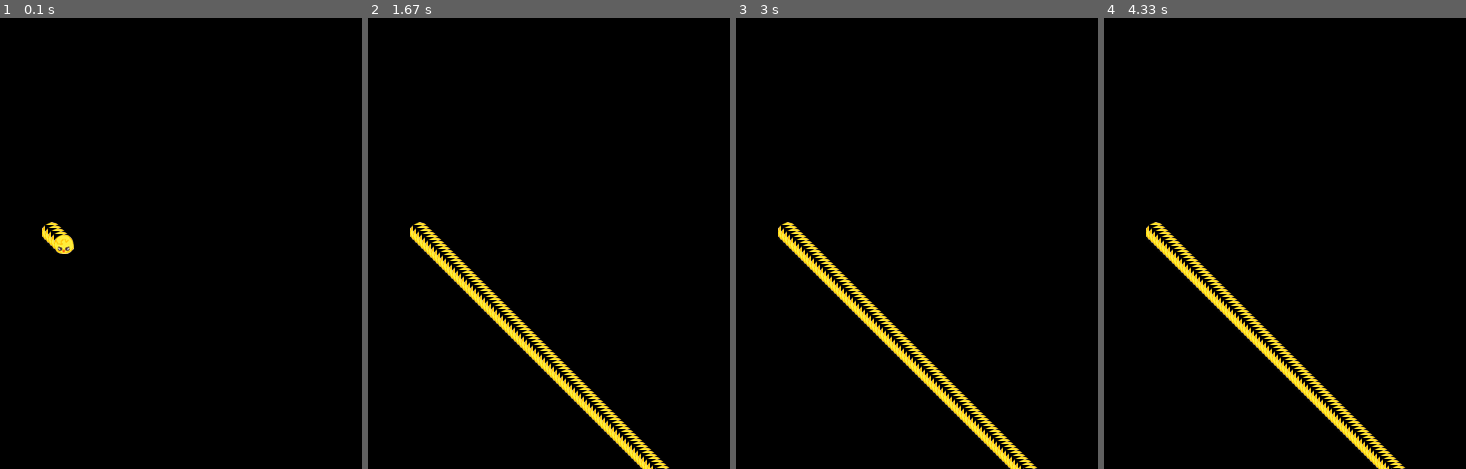
Above: before the commit, frames 1-4 (left to right).
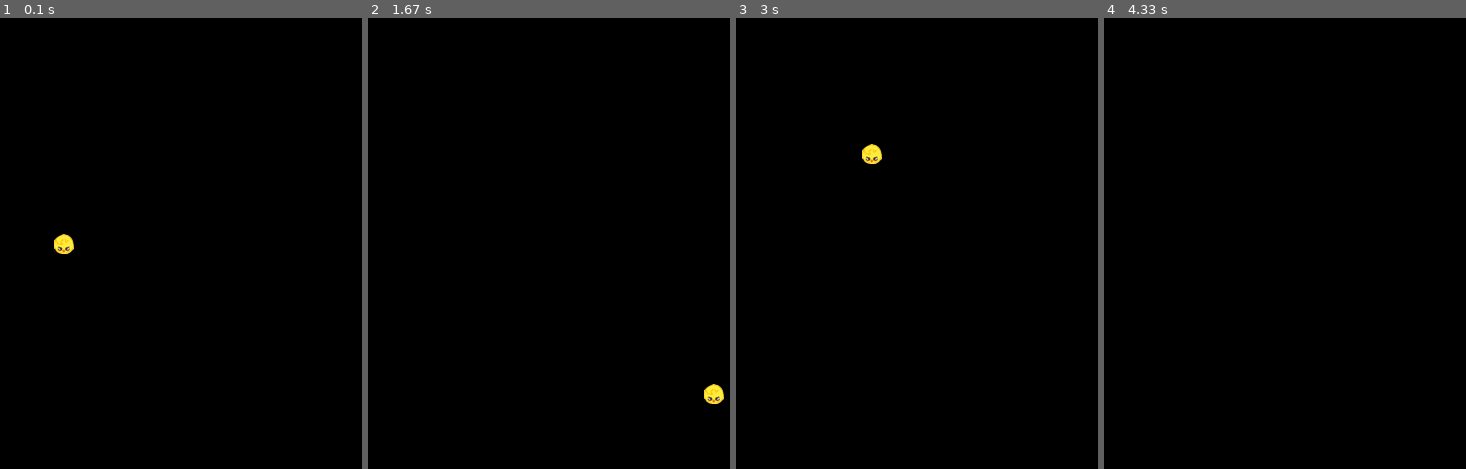
Above: after the commit, the same moments.

Repository: JadiraPalacios/PyGame
Game: pygame game, started from videojuego.py
The game is run twice, just before and just after one commit, with the same random seed, the same clock (stepped at 60 frames per second) and the same inputs.
Inputs:
- Up to frame 1 (0.1 s): no input
- Up to frame 2 (1.67 s): no input
- Up to frame 3 (3 s): no input
- Up to frame 4 (4.33 s): no input

The runs differ from the first frame. In frame 1, 0.2% of the frame differs, in the area x 11-19%, y 45-52%; in frame 2, 3.5%, in the area x 11-99%, y 45-100%; in frame 3, 3.5%; in frame 4, 3.3%.

Commit message:
Update videojuego.py

Diff:
--- a/videojuego.py
+++ b/videojuego.py
@@ -3,6 +3,7 @@
 
 ANCHO= 640 #ancho de la pantalla
 ALTO =480  #alto de la pantalla
+color_negro=(0,0,0)#color negro de fondo
 
 class Bolita(pygame.sprite.Sprite):
     def __init__(self):
@@ -17,6 +18,12 @@
         #establecer velocidad inicial
         self.speed=[3,3]
     def update(self):
+        #evitar que salga por debajo
+        if self.rect.bottom >= ALTO:
+            self.speed[1]= -self.speed[1]
+        #evitar que salga por la derecha
+        elif self.rect.right >= ANCHO:
+            self.speed[0]= -self.speed[0]
         #mover en base a posicion actual y velocidad
         self.rect.move_ip(self.speed)
 
@@ -44,6 +51,8 @@
     #actualizar posicion de la bolita
     bolita.update()
 
+    #rellenar pantalla
+    pantalla.fill(color_negro)
     #dibujar bolita en la pantalla
     pantalla.blit(bolita.image,bolita.rect)
     #actualizar elementos de la pantalla
